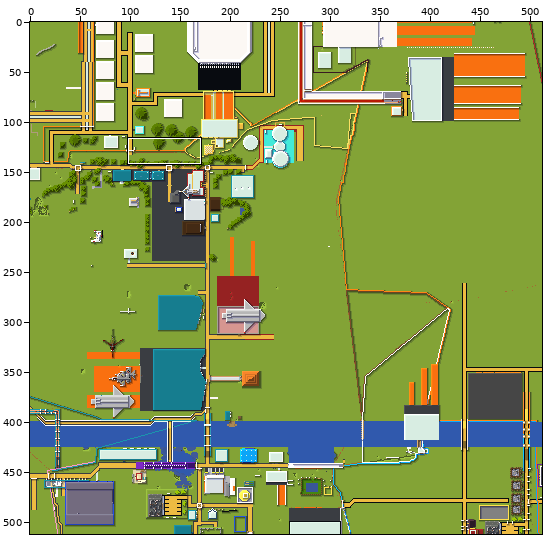
Sprite sheet, stored at tiles/0,1.png. Above: a wide view before the commit, with the close-up outlined.
Close-up. The starting point:
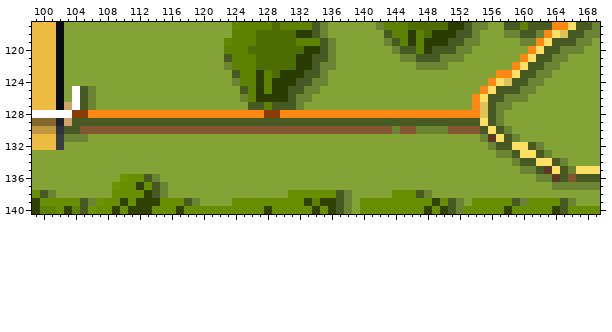
The file is 512x512 pixels. Colours within 5 levels of each other are drawn and written as one. Shown: x 99..169, y 117..140. The commit also changed other parts of the picture, which this record leaves out.
Once edited:
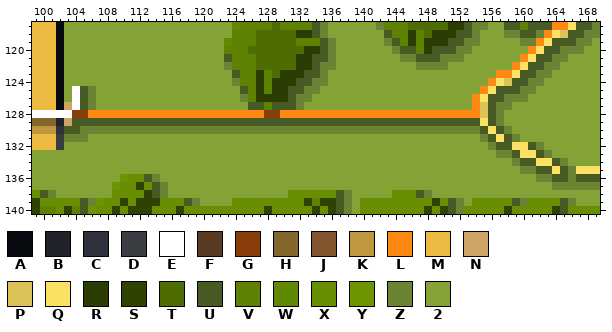
Palette (. is transparent): A #080b10  B #20222b  C #2f313f  D #3a3d42  E #ffffff  F #5a3a20  G #893e0a  H #83672b  J #845630  K #bf973f  L #ff8713  M #edbb42  N #cda465  P #dbc357  Q #fbe064  R #2a3c01  S #2f4201  T #4d6c01  U #485a23  V #5d8201  W #618801  X #678f01  Y #6c9501  Z #6a8433  2 #83a336
Changes in this commit:
Colour U replaces colour F in row 131 at x 156; in row 135 at x 163; in row 136 at x 164.
Colour Z replaces colour J in row 130 at x 105 to 143, 145 to 146 and 151 to 154; in row 136 at x 166.
Pixel boxes of the changes (left, top, right, bottom) in both close-ups:
changed: (80, 126, 416, 134)
changed: (448, 126, 496, 142)
changed: (544, 166, 576, 182)
